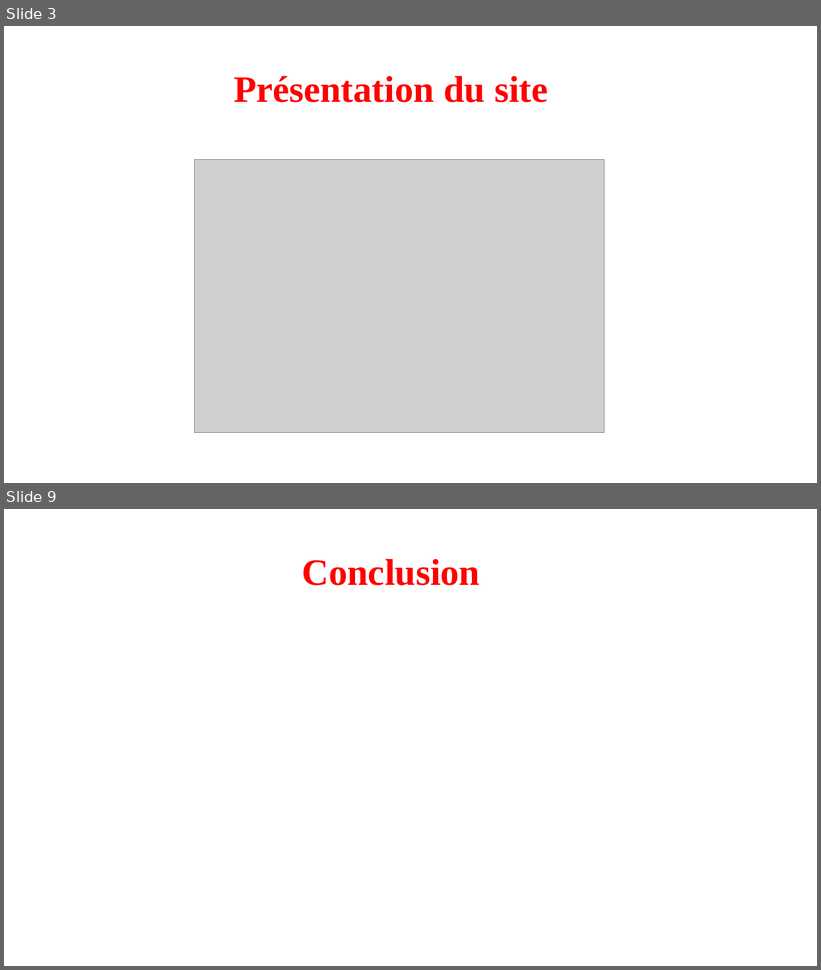
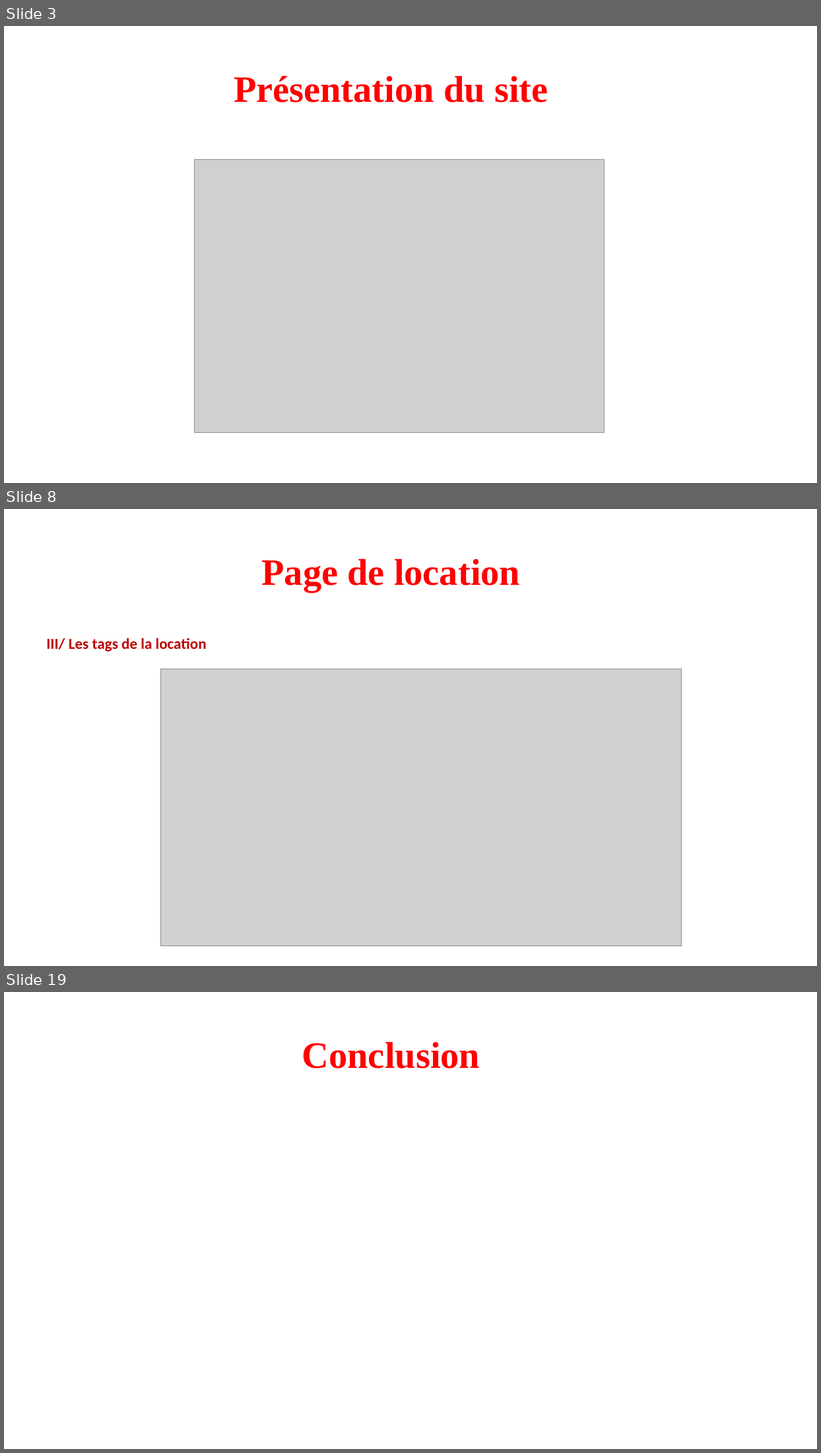
Before and after one commit to VinceDS99/Projet-6-Kasa, a slide deck: Présentation site Kasa.pptx. Shown one above the other, each under a label of ours: slides 3 and 9 before the commit, slides 3, 8 and 19 after it; the slides between them are not shown. The pictures are 821x970 and 821x1453 pixels, drawn with LibreOffice and Linux fonts; fonts in the diff are those of the drawing; grey boxes stand for pictures. Boxes give left, top, right and bottom in pixels: in the first picture for what was removed or moved away, otherwise in the second. Text is boxed around its words. In the diff, an @@ line names an element or a change of style, - is before the commit and + after.

```diff
--- a/Présentation site Kasa.pptx
+++ b/Présentation site Kasa.pptx
@@ slide 8 added at [4, 509, 817, 966], background #FFFFFF @@
@@ text added at [261, 559, 520, 592], 44 pt, text #FF0000, bold @@
+Page de location
@@ text added at [46, 638, 207, 652], 18 pt, text #C00000, bold @@
+III/ Les tags de la location
@@ picture added at [161, 669, 682, 946] @@
@@ what was slide 9 is now slide 19 @@
```
Also in this commit, not shown: 5 slides changed, 9 other slides added, 10 other files.
